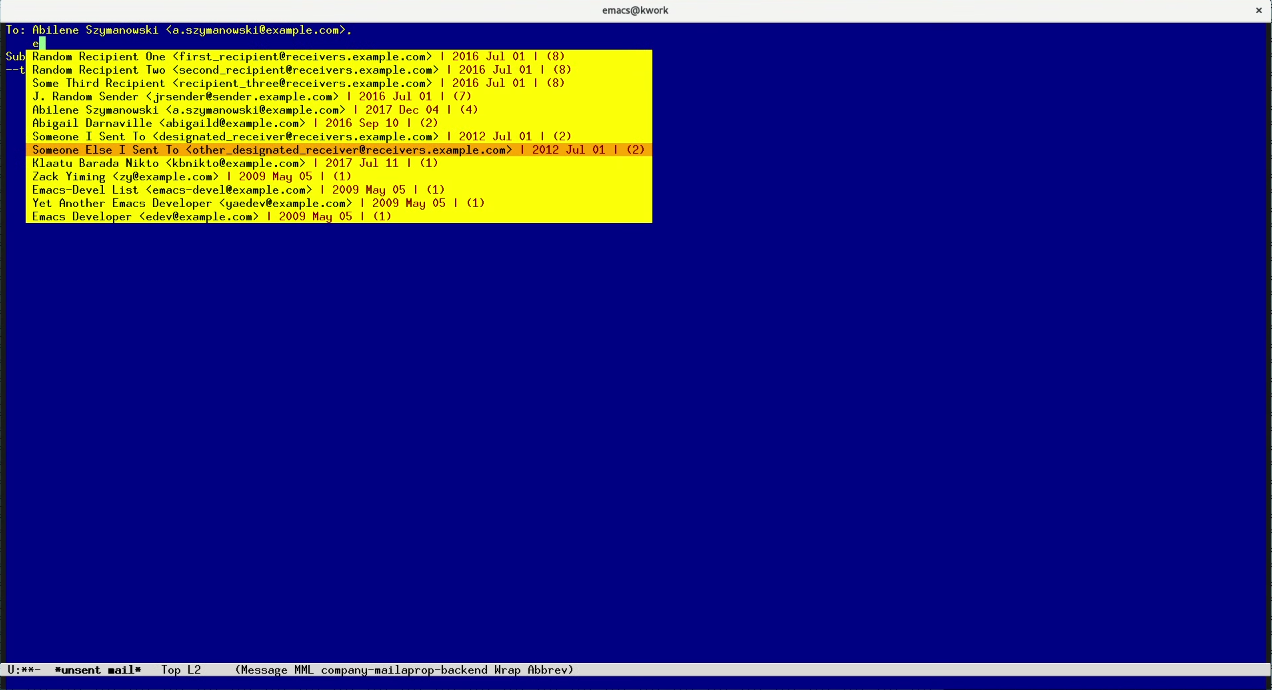
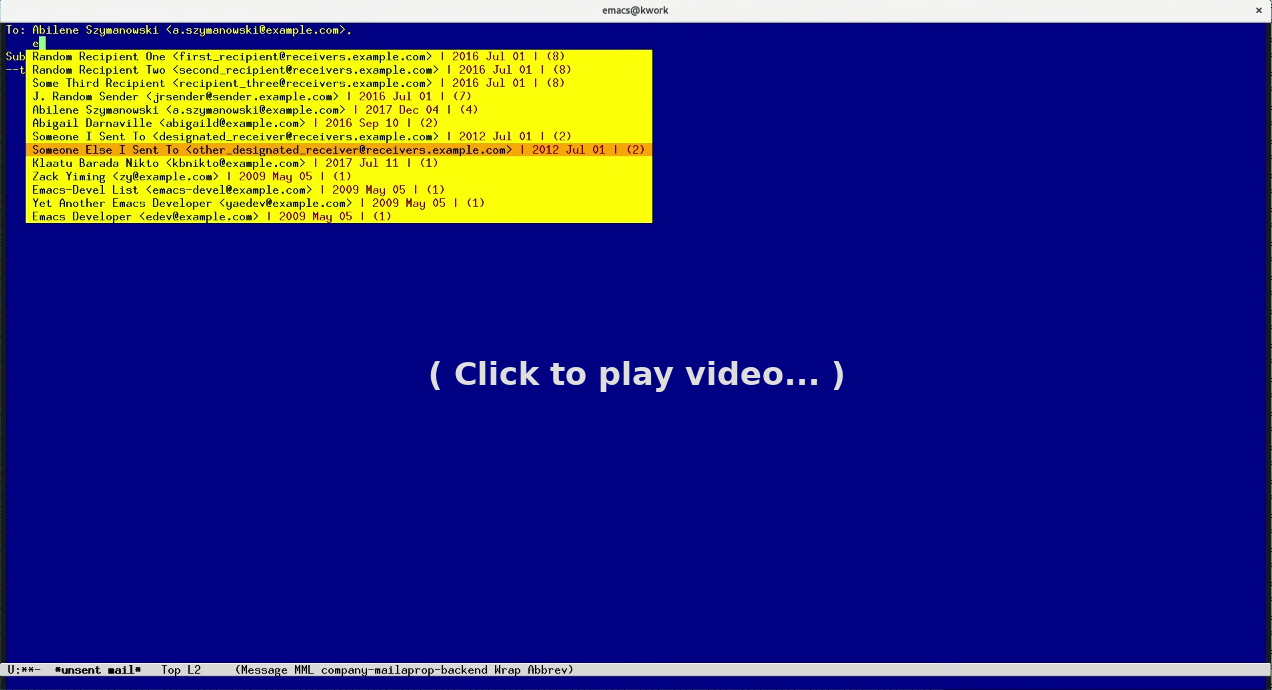
Before/after of a 1272 × 690 layered artwork. What changed in the layer stack:
added layer "( Click to play video... )" above "Screenshot from 2018-01-12 03-01-10.png" over (430, 361, 843, 392)
